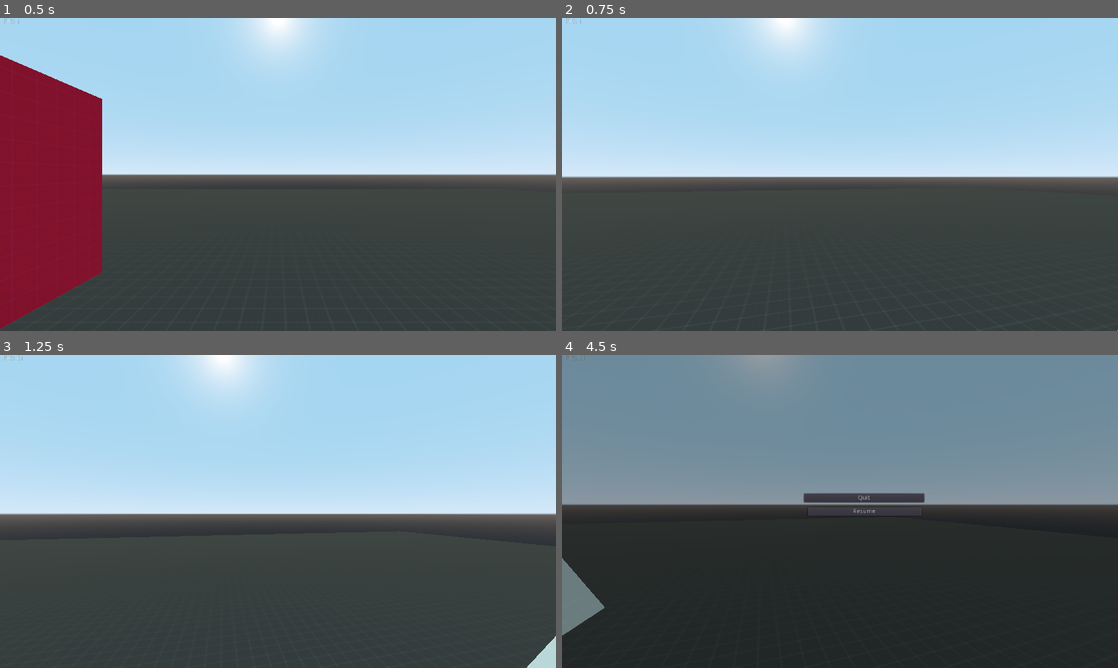
Above: before the commit, frames 1-4 (two rows, left to right).
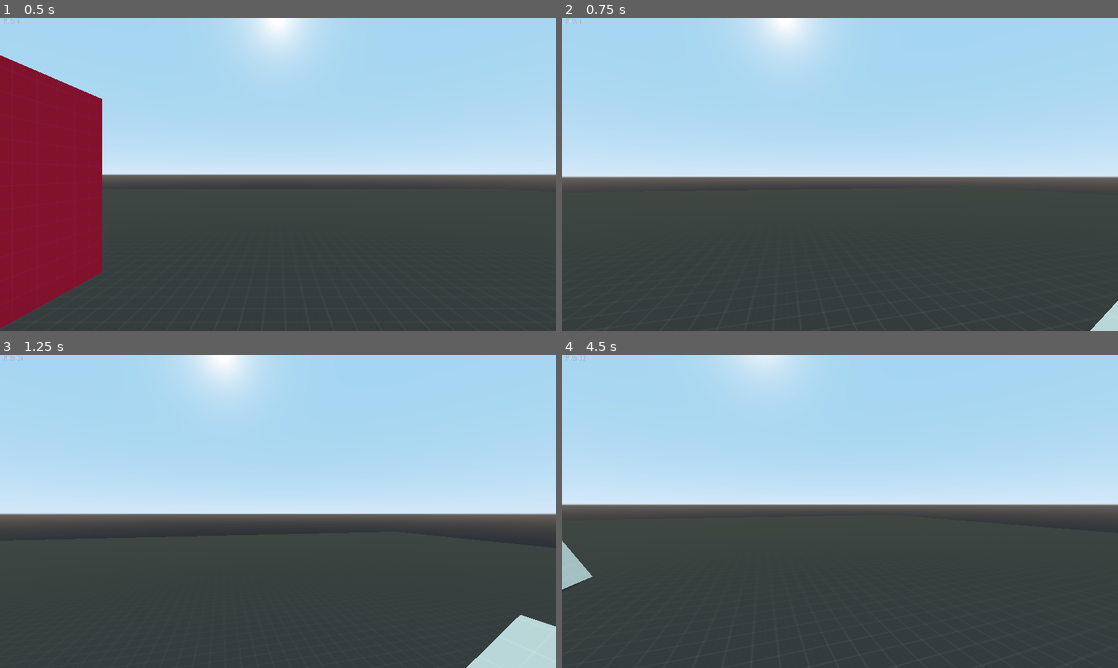
Above: after the commit, the same moments.

Repository: JBStepan/Project-Scorpio
Game: Godot game, scene res://Scenes/debug_world.tscn
The game is run twice, just before and just after one commit, with the same random seed, the same clock (stepped at 60 frames per second) and the same inputs.
Inputs (mouse positions are in pixels of both pictures, inside the frame that each line leads up to):
- Up to frame 1 (0.5 s): no input
- Up to frame 2 (0.75 s): tap Enter (ui_accept) at 0.5 s; move the mouse to (867, 174) at 0.52 s; hold D (right) from 0.53 s (still down); hold Ctrl (crouch) from 0.53 s (still down)
- Up to frame 3 (1.25 s): keep holding D (right); keep holding Ctrl (crouch); tap Space (jump) at 0.77, 1.07 s; tap W (forword) at 0.8 s
- Up to frame 4 (4.5 s): move the mouse to (812, 511) at 1.27 s; release D (right) at 1.28 s; release Ctrl (crouch) at 1.28 s; hold S (backword) 1.28-2.03 s; tap W (forword) at 1.35, 3.8, 4.35 s; tap Space (jump) at 1.52, 1.82, 2.3, 2.85, 3.02, 3.32, 3.77, 4.07 s; tap Shift (sprint) at 1.55 s; move the mouse to (851, 505) at 2.02 s; hold Shift (sprint) 2.03-2.78 s; hold D (right) 2.03-3.53 s; move the mouse to (834, 517) at 2.77 s; tap Ctrl (crouch) at 3.05 s; move the mouse to (878, 514) at 3.52 s; hold Ctrl (crouch) 3.53-4.28 s; hold A (left) from 3.53 s (still down); tap Escape (ui_cancel) at 4.15 s; move the mouse to (673, 464) at 4.27 s

Frame 1 is identical in both runs. In frame 2, 0.2% of the frame differs, in the area x 95-100%, y 90-100%; in frame 3, 1.5%; in frame 4, 62%, in the area x 0-100%, y 0-100%.

Commit message:
Update player movement

Diff:
--- a/src/Scenes/debug_world.tscn
+++ b/src/Scenes/debug_world.tscn
@@ -6,7 +6,6 @@
 [ext_resource path="res://Textures/Mats/Grid_Light.tres" type="Material" id=4]
 [ext_resource path="res://Scripts/World/Fps.gd" type="Script" id=5]
 [ext_resource path="res://Scripts/Configs.gd" type="Script" id=6]
-[ext_resource path="res://Scripts/World/Pause.gd" type="Script" id=7]
 
 [sub_resource type="SpatialMaterial" id=1]
 albedo_color = Color( 0.403922, 0.392157, 0.392157, 1 )
@@ -74,61 +73,3 @@
 __meta__ = {
 "_edit_use_anchors_": false
 }
-
-[node name="CanvasLayer" type="CanvasLayer" parent="."]
-
-[node name="Pause" type="Control" parent="CanvasLayer"]
-visible = false
-anchor_right = 1.0
-anchor_bottom = 1.0
-script = ExtResource( 7 )
-__meta__ = {
-"_edit_use_anchors_": false
-}
-
-[node name="CanvasLayer" type="CanvasLayer" parent="CanvasLayer/Pause"]
-layer = 2
-
-[node name="Buttons" type="Control" parent="CanvasLayer/Pause/CanvasLayer"]
-visible = false
-anchor_right = 1.0
-anchor_bottom = 1.0
-__meta__ = {
-"_edit_use_anchors_": false
-}
-
-[node name="Resume" type="Button" parent="CanvasLayer/Pause/CanvasLayer/Buttons"]
-anchor_left = 0.443
-anchor_top = 0.486
-anchor_right = 0.646
-anchor_bottom = 0.514
-margin_left = -1.04004
-margin_top = 0.0799866
-margin_right = 0.119995
-margin_bottom = -0.0799866
-text = "Resume"
-__meta__ = {
-"_edit_use_anchors_": false
-}
-
-[node name="Quit" type="Button" parent="CanvasLayer/Pause/CanvasLayer/Buttons"]
-anchor_left = 0.435
-anchor_top = 0.443
-anchor_right = 0.652
-anchor_bottom = 0.471
-margin_left = 0.199951
-margin_top = 0.039978
-margin_right = -0.559998
-margin_bottom = -0.120026
-text = "Quit"
-__meta__ = {
-"_edit_use_anchors_": false
-}
-
-[node name="ColorRect" type="ColorRect" parent="CanvasLayer/Pause"]
-anchor_right = 1.0
-anchor_bottom = 1.0
-color = Color( 0, 0, 0, 0.352941 )
-__meta__ = {
-"_edit_use_anchors_": false
-}
--- a/src/Scripts/Player/Feet.gd
+++ b/src/Scripts/Player/Feet.gd
@@ -6,8 +6,7 @@
 # Licensed under License.txt. License.txt for more info.
 #
 # TODO:
-# NOTES:
-#
+
 extends Spatial
 
 export(NodePath) var feet;
--- a/src/Scripts/Player/HeadMovement.gd
+++ b/src/Scripts/Player/HeadMovement.gd
@@ -6,8 +6,7 @@
 # Licensed under License.txt. License.txt for more info.
 #
 # TODO:
-# NOTES:
-#
+
 extends Spatial;
 
 export var player_path : NodePath;
--- a/src/Scripts/Player/Movement.gd
+++ b/src/Scripts/Player/Movement.gd
@@ -6,49 +6,40 @@
 # Licensed under License.txt. License.txt for more info.
 #
 # TODO:
-# NOTES:
-#
+
 extends KinematicBody;
 
 # Speed vars
-export var walk_speed : float = 6;
-export var sprint_speed : float = 10;
-export var crouch_speed : float = 3;
-export var normal_speed : float = 6;
-export var crawl_speed : float = 2
+export var normal_speed : float = 08; # Normal
+export var sprint_speed : float = 12; # Sprint
+export var walk_speed : float = 08; # Walking
+export var crouch_speed : float = 05; # Crouch
 
-# Physics Things
-export var gravity_force : float = 50;
-export var jump_force : float = 15;
-export var friction : float = 30;
-
-# Trisde things
-export var player_name : String;
-export var player_detection : int = 80;
+# Physics vars
+export var gravity : float = 50; # Gravity force
+export var jump_height : float = 15; # Jump height
+export var friction : float = 25; # friction
 
 # All vectors
-var velocity = Vector3();
-var direction = Vector3();
-var acceleration = Vector3();
+var velocity : = Vector3(); # Velocity vector
+var direction : = Vector3(); # Direction Vector
+var acceleration : = Vector3(); # Acceleration Vector
 
-# Inputs
-var player_inputs : Dictionary = {};
+# Character inputs
+var input : Dictionary = {};
 
-func _physics_process(_delta: float) -> void:
+func _physics_process(_delta : float)->void:
 	_move(_delta);
+	_crouch(_delta);
 	_jump(_delta);
-	_crouch(_delta);
-	_sprint(_delta);
+	_sprint(_delta)
 
-func _enter_tree()->void:
-	Log.loadNote("Player has enter scene!");
-
-func _move(_delta) -> void:
+func _move(_delta : float)->void:
 	# Inputs
-	player_inputs["left"]   = int(Input.is_action_pressed("left"));
-	player_inputs["right"]  = int(Input.is_action_pressed("right"));
-	player_inputs["foward"] = int(Input.is_action_pressed("forword"));
-	player_inputs["back"]   = int(Input.is_action_pressed("backword"));
+	input["left"] = int(Input.is_action_pressed("left"));
+	input["right"] = int(Input.is_action_pressed("right"));
+	input["forward"] = int(Input.is_action_pressed("forword"));
+	input["back"] = int(Input.is_action_pressed("backword"));
 
 	# Check is on floor
 	if is_on_floor():
@@ -57,11 +48,11 @@
 		direction = direction.linear_interpolate(Vector3(), friction * _delta);
 
 		# Applies gravity
-		velocity.y += -gravity_force * _delta;
+		velocity.y += -gravity * _delta;
 
-	var basis = $Head.global_transform.basis;
-	direction += (-player_inputs["left"]    + player_inputs["right"]) * basis.x;
-	direction += (-player_inputs["foward"]  +  player_inputs["back"]) * basis.z;
+	var basis = $"Head".global_transform.basis;
+	direction += (-input["left"] + input["right"]) * basis.x;
+	direction += (-input["forward"] + input["back"]) * basis.z;
 
 	direction.y = 0; direction = direction.normalized()
 
@@ -76,45 +67,35 @@
 	# Calls the motion function by passing the velocity vector
 	velocity = move_and_slide(velocity, Vector3(0, 1, 0), false, 4, PI/4, false);
 
-func _jump(_delta):
-	player_inputs["jump"] = int(Input.is_action_just_pressed("jump"));
-
-	if player_inputs["jump"]:
-		if is_on_floor():
-			velocity.y = jump_force;
-
-func _crouch(_delta) -> void:
+func _crouch(_delta : float)->void:
 	# Inputs
-	player_inputs["crouch"] = int(Input.is_action_pressed("crouch"));
+	input["crouch"] = int(Input.is_action_pressed("crouch"));
 
 	# Get the character's head node
 	var head = $"Head";
-		# If the head node is not touching the ceiling
+
 	if not head.is_colliding():
+		var collision = $"CollisionShape";
+		var shape = collision.shape.height;
+		shape = lerp(shape, 2 - (input["crouch"] * 1.5), crouch_speed  * _delta);
 
-		# Takes the character collision node
-		var collision = $CollisionShape;
-
-		# Get the character's collision shape
-		var shape = collision.shape.height;
-
-		# Changes the shape of the character's collision
-		shape = lerp(shape, 2 - (player_inputs["crouch"] * 1.5), crouch_speed  * _delta);
-
-		# Apply the new character collision shape
 		collision.shape.height = shape;
 
-func _sprint(_delta) -> void:
+func _jump(_delta : float)->void:
 	# Inputs
-	player_inputs["sprint"] = int(Input.is_action_pressed("sprint"));
+	input["jump"] = int(Input.is_action_pressed("jump"));
 
-	# Make the character sprint
-	if not player_inputs["crouch"]: # If you are not crouching
-		# switch between sprint and walking
-		var toggle_speed : float = walk_speed + ((sprint_speed - walk_speed) * player_inputs["sprint"])
+	if input["jump"]:
+		if is_on_floor():
+			velocity.y = jump_height;
 
-		# Create a character speed interpolation
+func _sprint(_delta : float)->void:
+	# Inputs
+	input["sprint"] = int(Input.is_action_pressed("sprint"));
+
+	if not input["crouch"]: # If you are not crouching
+		var toggle_speed : float = walk_speed + ((sprint_speed - walk_speed) * input["sprint"])
+
 		normal_speed = lerp(normal_speed, toggle_speed, 3 * _delta);
 	else:
-		# Create a character speed interpolation
 		normal_speed = lerp(normal_speed, walk_speed, _delta);
--- a/src/Scripts/Player/ShakeCam.gd
+++ b/src/Scripts/Player/ShakeCam.gd
@@ -6,8 +6,6 @@
 # Licensed under License.txt. License.txt for more info.
 #
 # TODO:
-# NOTES:
-#
 
 extends Camera
 
--- a/src/Scripts/World/Pause.gd
+++ b/src/Scripts/World/Pause.gd
@@ -28,7 +28,7 @@
 	if quit_button.pressed:
 		get_tree().quit()
 
-func _process_pause_menu():
+func _process_pause_menu()->void:
 	Input.set_mouse_mode(Input.MOUSE_MODE_VISIBLE)
 	var pause_state = not get_tree().paused;
 	get_tree().paused = pause_state;
Not shown: 1 places in src/Scenes/debug_world.tscn that only renumber resources
